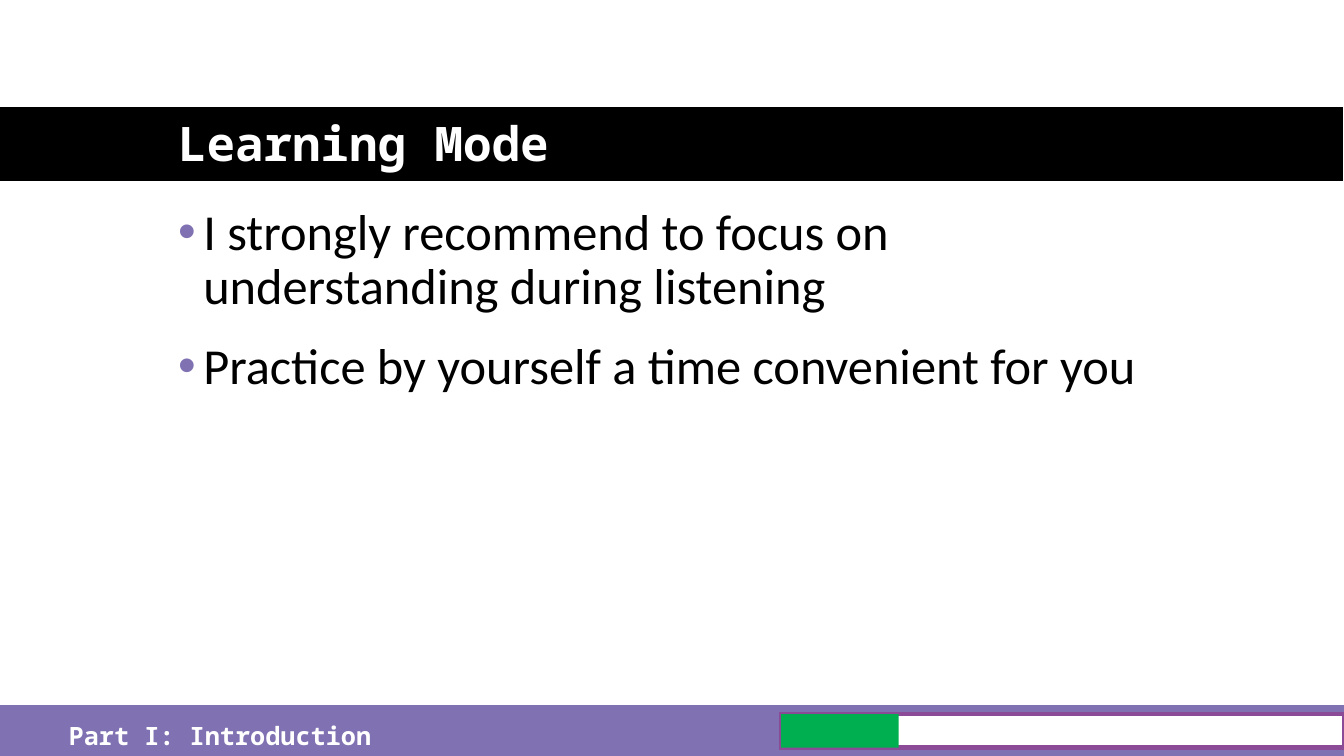
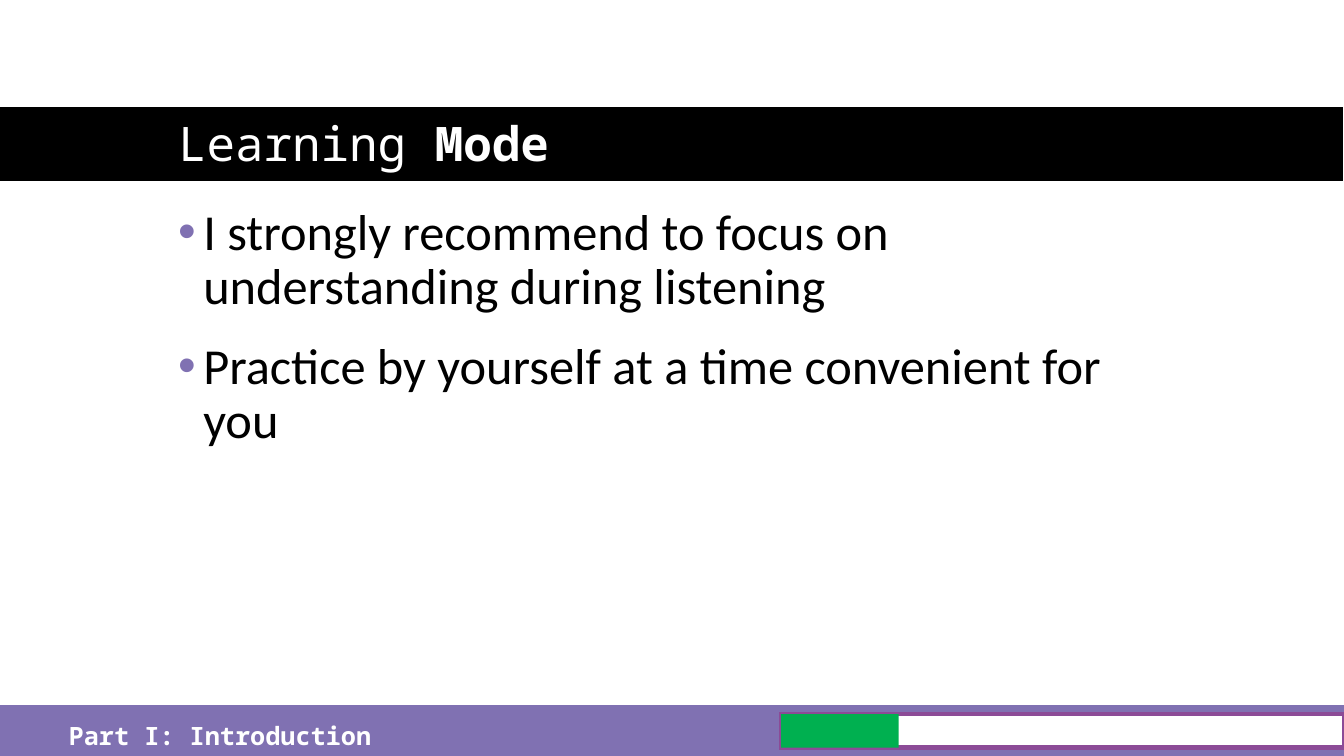
Before and after one commit to just-the-benno/BlazQ, a slide deck: slide 13 of episode1/media/slides-episode-1.pptx. Drawn at 1344x756 pixels with LibreOffice and Linux fonts; fonts in the diff are those of the drawing; background and template pictures are left out. Boxes give left, top, right and bottom in pixels: in the first picture for what was removed or moved away, otherwise in the second. Text is boxed around its words. In the diff, an @@ line names an element or a change of style, - is before the commit and + after.

Commit message:
correct spelling in slides ep01

```diff
--- a/episode1/media/slides-episode-1.pptx
+++ b/episode1/media/slides-episode-1.pptx
@@ title "Learning Mode" at (x1=178, y1=124, x2=549, y2=173): bold off in "Learning" @@
@@ text at (x1=203, y1=349, x2=1100, y2=446): text changed @@
-• Practice by yourself a time convenient for you
+• Practice by yourself at a time convenient for you
```
Also in this commit, not shown: 19 other slides changed, 2 other files.
